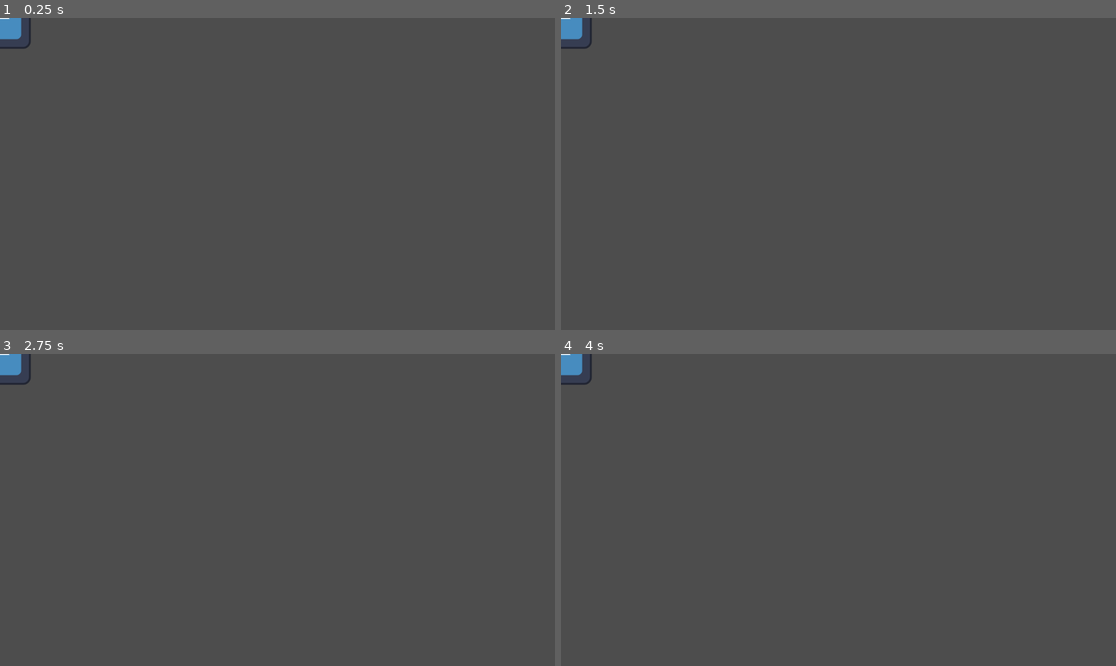
Above: before the commit, frames 1-4 (two rows, left to right).
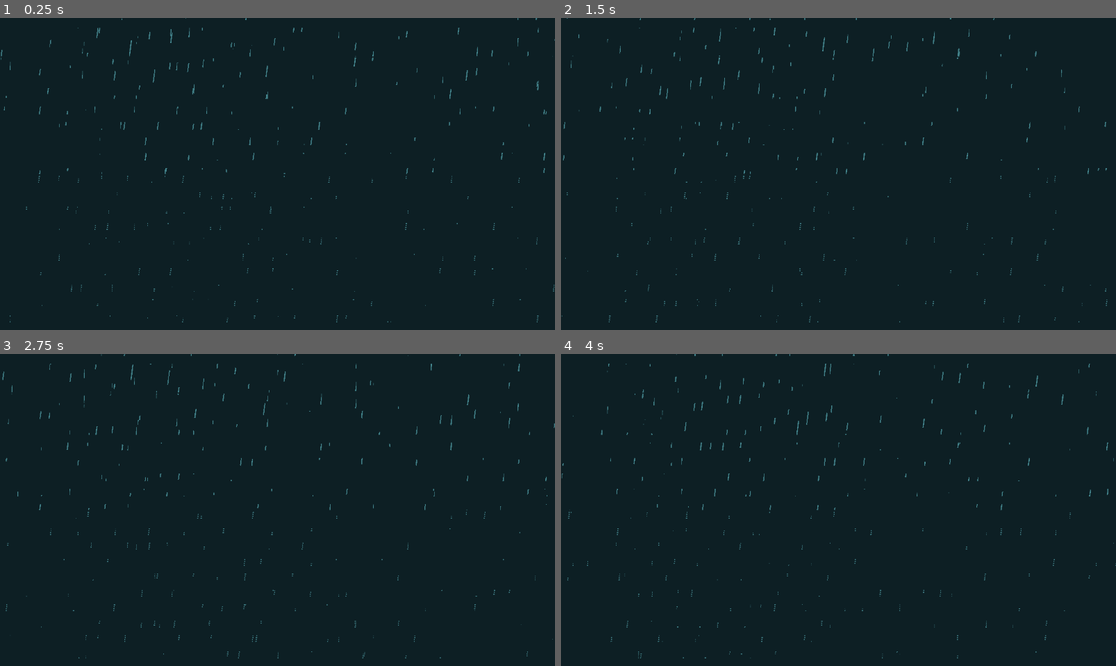
Above: after the commit, the same moments.

Repository: Aledax/1BitGameJam
Game: Godot game, scene res://scenes/world.tscn
Same seed, same stepped clock (60 frames per second), same inputs: the game is played once before the commit and once after it. Before the commit the project starts from res://scenes/icon.tscn. The engine's default icon, where the game draws it, is replaced by a stand-in: a white triangle on a blue panel in a dark square.
Inputs:
- Up to frame 1 (0.25 s): no input
- Up to frame 2 (1.5 s): no input
- Up to frame 3 (2.75 s): no input
- Up to frame 4 (4 s): no input

The runs differ from the first frame. In frame 1, 100% of the frame differs, in the area x 0-100%, y 0-100%; in frame 2, 100%; in frame 3, 100%; in frame 4, 100%.

Commit message:
completed

Diff:
--- a/project.godot
+++ b/project.godot
@@ -11,6 +11,10 @@
 [application]
 
 config/name="1BitGameJam"
-run/main_scene="res://scenes/icon.tscn"
+run/main_scene="res://scenes/world.tscn"
 config/features=PackedStringArray("4.1", "Forward Plus")
 config/icon="res://art/characters/icon.svg"
+
+[display]
+
+window/size/resizable=false
--- a/scenes/rain.tscn
+++ b/scenes/rain.tscn
@@ -1,7 +1,7 @@
 [gd_scene load_steps=3 format=3 uid="uid://ddqolw7q5dgvk"]
 
-[ext_resource type="Texture2D" uid="uid://bnj4tucges5wh" path="res://rain.png" id="1_ft502"]
-[ext_resource type="Script" path="res://rain.gd" id="2_7l4fg"]
+[ext_resource type="Texture2D" uid="uid://bnj4tucges5wh" path="res://art/environment/rain.png" id="1_ft502"]
+[ext_resource type="Script" path="res://scripts/rain.gd" id="2_7l4fg"]
 
 [node name="Rain" type="Sprite2D"]
 texture_filter = 1
--- /dev/null
+++ b/scenes/world.tscn
@@ -0,0 +1,27 @@
+[gd_scene load_steps=4 format=3 uid="uid://dumikbijboqau"]
+
+[ext_resource type="PackedScene" path="res://scenes/rain.tscn" id="1_b2hkm"]
+[ext_resource type="Shader" path="res://shaders/color_mask.gdshader" id="2_w2ymm"]
+
+[sub_resource type="ShaderMaterial" id="ShaderMaterial_q6ytt"]
+shader = ExtResource("2_w2ymm")
+
+[node name="World" type="Node2D"]
+
+[node name="RainForeground" parent="." instance=ExtResource("1_b2hkm")]
+scale = Vector2(1.2, 1.2)
+fall_speed = 1400
+
+[node name="RainBackground" parent="." instance=ExtResource("1_b2hkm")]
+region_rect = Rect2(0, 450, 906, 906)
+fall_speed = 700
+
+[node name="ColorMaskLayer" type="CanvasLayer" parent="."]
+
+[node name="ColorMask" type="ColorRect" parent="ColorMaskLayer"]
+material = SubResource("ShaderMaterial_q6ytt")
+anchors_preset = 15
+anchor_right = 1.0
+anchor_bottom = 1.0
+grow_horizontal = 2
+grow_vertical = 2
--- a/scripts/rain.gd
+++ b/scripts/rain.gd
@@ -2,5 +2,12 @@
 
 @export var fall_speed = 1800
 
+func _ready():
+	var screen_width = ProjectSettings.get_setting("display/window/size/viewport_width")
+	var screen_height = ProjectSettings.get_setting("display/window/size/viewport_height")
+	var screen_size = Vector2(screen_width, screen_height)
+	position = screen_size / 2
+	region_rect.size = screen_size * 1.5
+
 func _process(delta):
 	region_rect.position.y -= fall_speed * delta
